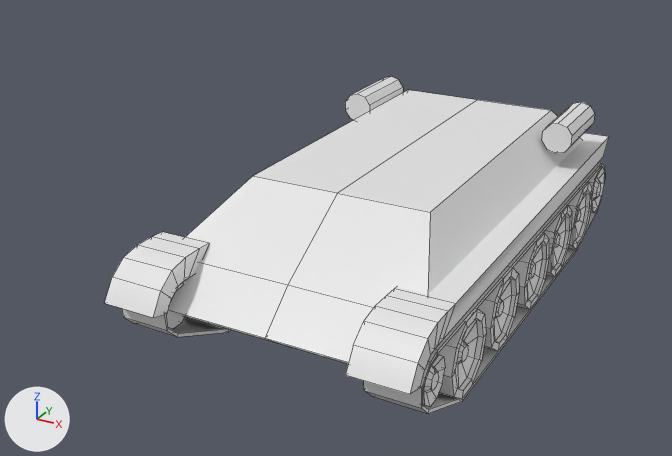
One commit to the FBX model Assets/Models/T-34.fbx: the scene before it, then after it.
The view is the same before and after, from a 50 mm camera at (3.42, -7.51, 4.18) aimed at (-0.13, -1.06, 0.95). The axes (+X, +Y, +Z) are drawn at lower left. The lights are the same throughout. Mesh edges are drawn as thin lines. Where no turn or scale is listed for an object, it has been applied to the vertices.

The first picture shows 'T-34'.
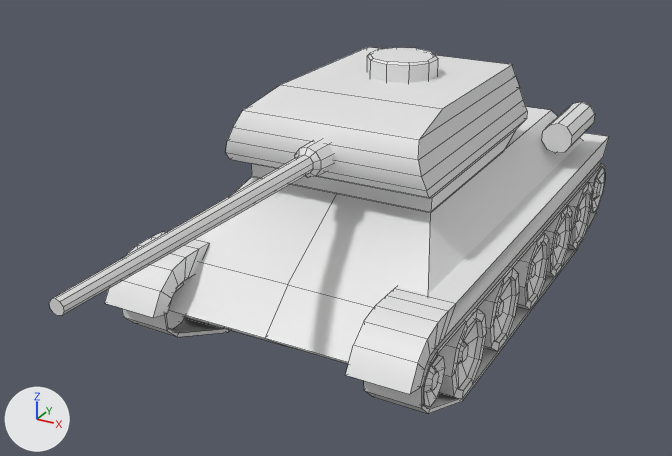
What differs and where, as boxes (x1, y1, x2, y2) in the pictures (672 x 456 px):
'Turret', added
    after: (226, 47, 527, 213)
'Canon', added
    after: (49, 139, 334, 316)

Diff of the bpy script that builds the scene:
```diff
--- a/Assets/Models/T-34.fbx.py
+++ b/Assets/Models/T-34.fbx.py
@@ me_turret_001 @@
+me_turret_001.from_pydata(...)  # 62 vertices, 51 faces; spans x -0.91..0.91, y -1.13..1.25, z 0.0..0.9
@@ me_canon_001 @@
+me_canon_001.from_pydata(...)  # 40 vertices, 31 faces; spans x -0.13..0.13, y -2.97..0.0, z -0.14..0.14
@@ ob_turret @@
+ob_turret = bpy.data.objects.new('Turret', me_turret_001)
+ob_turret.location = (0.0, -0.436, 1.369)
@@ ob_canon @@
+ob_canon = bpy.data.objects.new('Canon', me_canon_001)
+ob_canon.location = (0.0, -1.416, 1.778)
```
